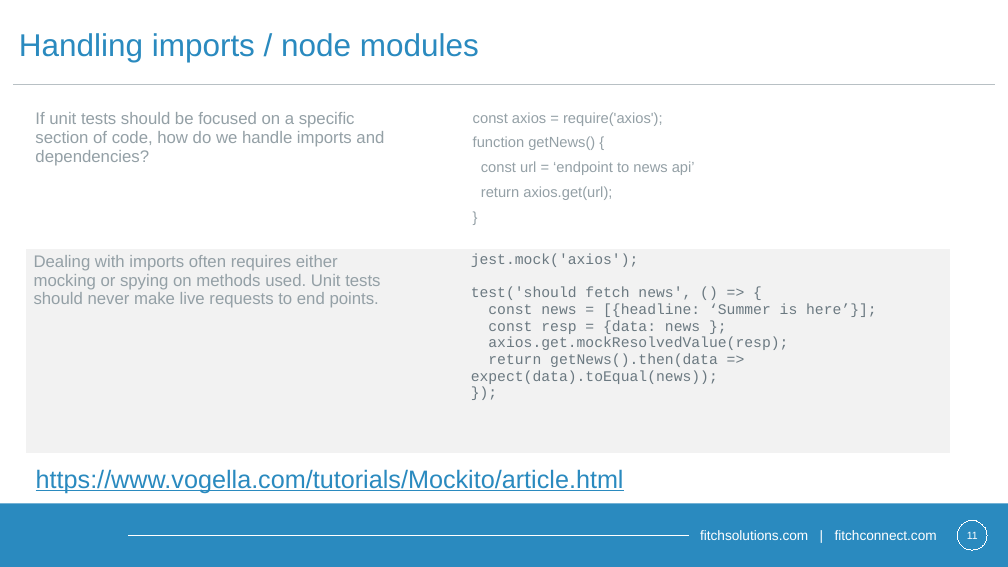
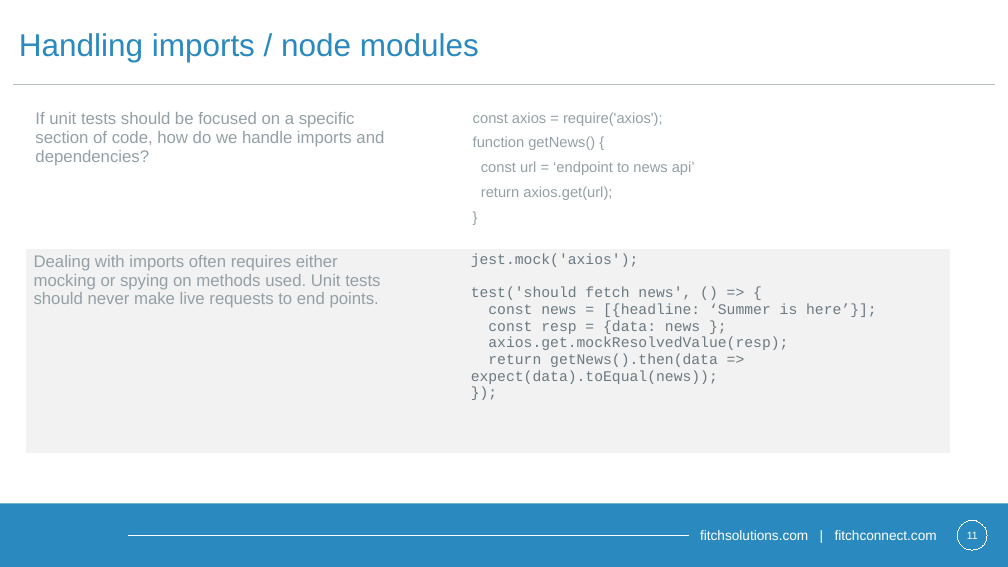
Before and after one commit to Contrapuntist/jesttutorial, a slide deck: slide 11 of presentation/unittestingintro.pptx. Drawn at 1008x567 pixels with LibreOffice and Linux fonts; fonts in the diff are those of the drawing; background and template pictures are left out. Boxes give left, top, right and bottom in pixels: in the first picture for what was removed or moved away, otherwise in the second. Text is boxed around its words. In the diff, an @@ line names an element or a change of style, - is before the commit and + after.

```diff
--- a/presentation/unittestingintro.pptx
+++ b/presentation/unittestingintro.pptx
@@ text removed at (36,469,624,493) @@
-https://www.vogella.com/tutorials/Mockito/article.html
```
Also in this commit, not shown: 2 other slides changed, 1 slide added, 4 other files.
